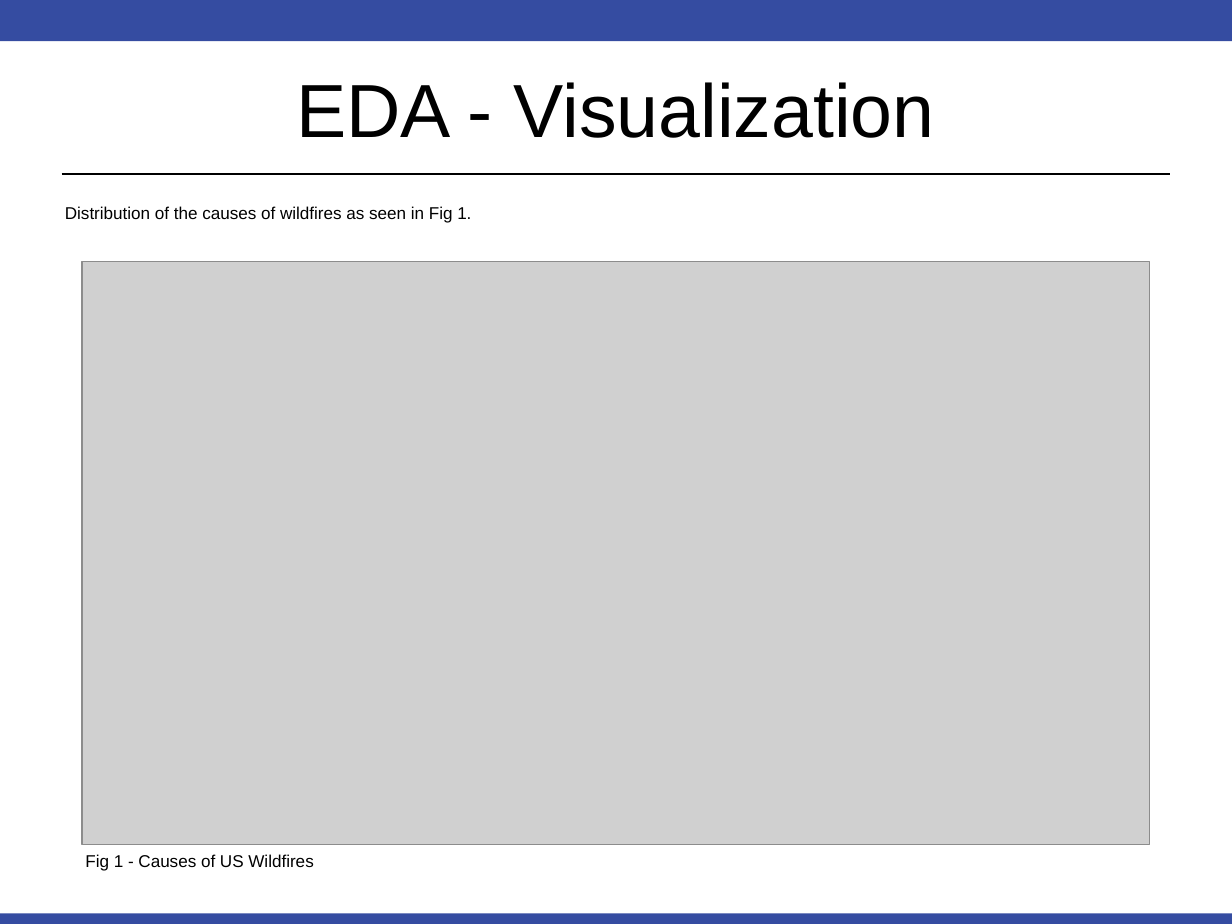
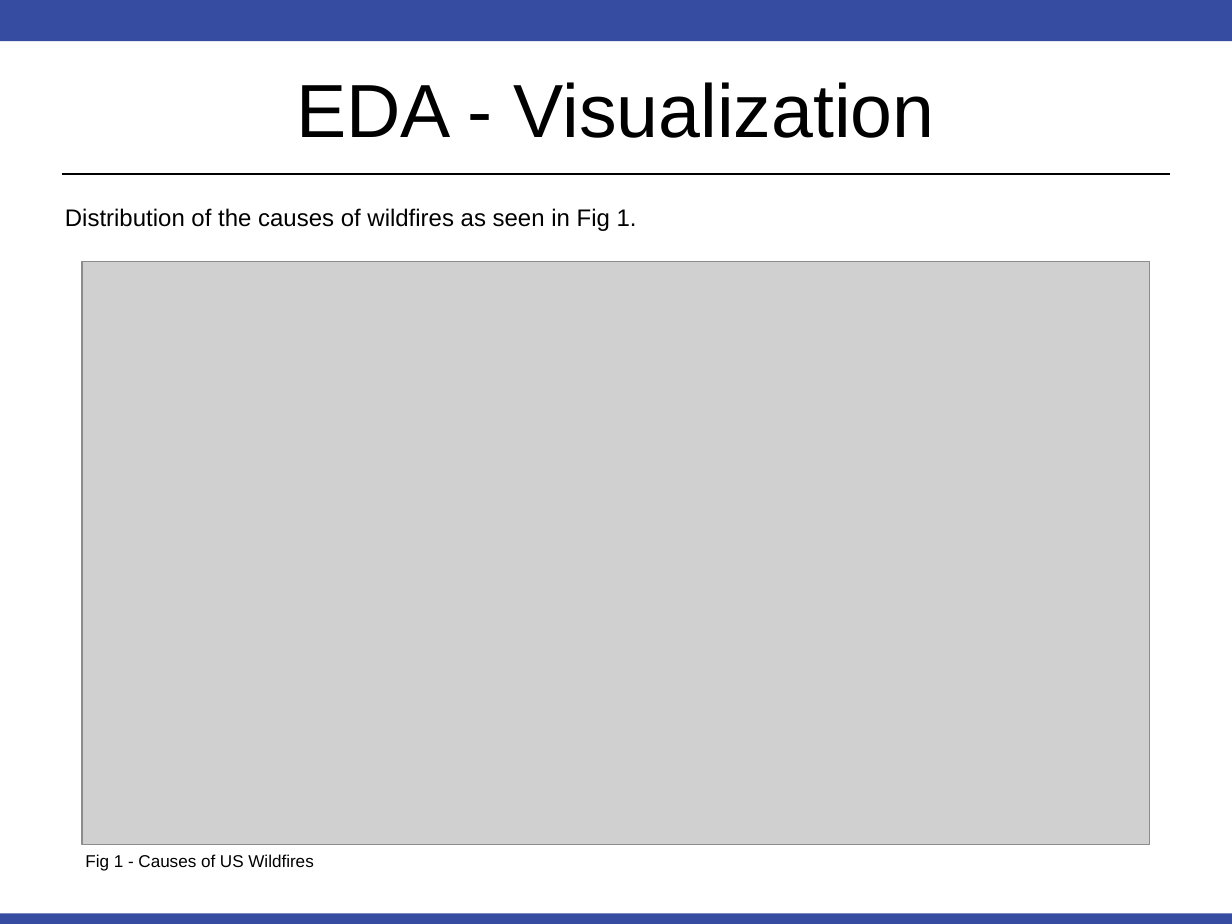
Before and after one commit to RobinsonCW/USWildfireAnalysis, a slide deck: slide 5 of presentation/DS7346_Cloud_Computing_Presentation_jrw.pptx. Drawn at 1232x924 pixels with LibreOffice and Linux fonts; fonts in the diff are those of the drawing; grey boxes stand for pictures. Boxes give left, top, right and bottom in pixels: in the first picture for what was removed or moved away, otherwise in the second. Text is boxed around its words. In the diff, an @@ line names an element or a change of style, - is before the commit and + after.

Commit message:
Updated presentation slides w/ appropriate size fonts

```diff
--- a/presentation/DS7346_Cloud_Computing_Presentation_jrw.pptx
+++ b/presentation/DS7346_Cloud_Computing_Presentation_jrw.pptx
@@ text "Distribution of the causes of ..." at (65, 208, 637, 231): size 10 to 14 pt @@
```
Also in this commit, not shown: 6 other slides changed.
